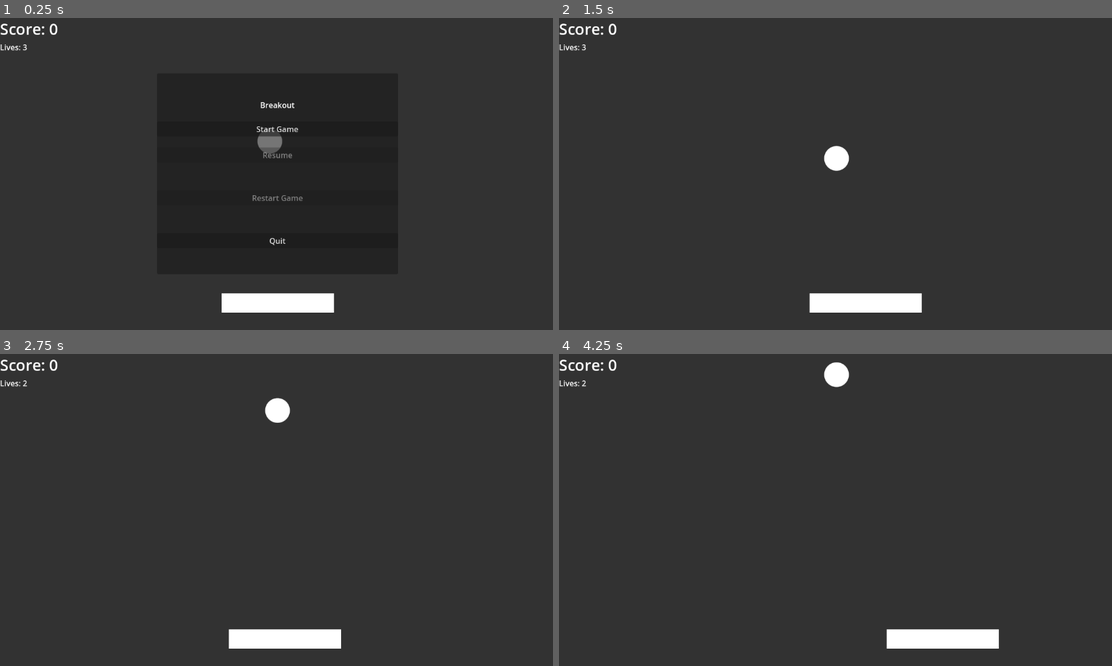
Above: before the commit, frames 1-4 (two rows, left to right).
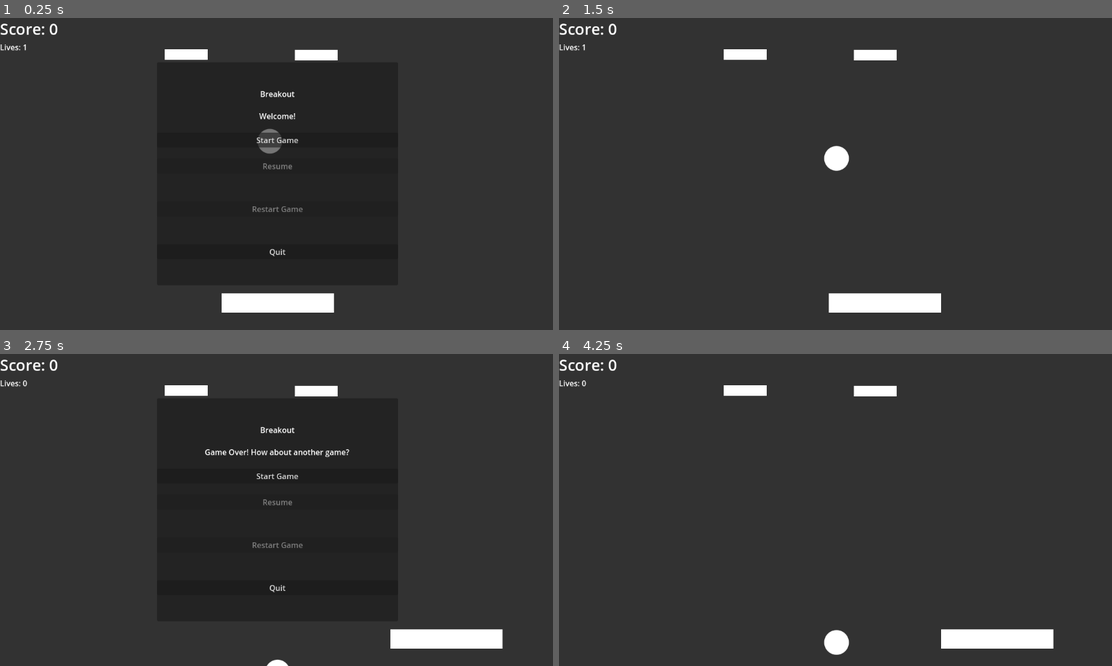
Above: after the commit, the same moments.

Repository: Aratch/20gch-02-breakout
Game: Godot game, scene res://main.tscn
Same seed, same stepped clock (60 frames per second), same inputs: the game is played once before the commit and once after it.
Inputs (mouse positions are in pixels of both pictures, inside the frame that each line leads up to):
- Up to frame 1 (0.25 s): no input
- Up to frame 2 (1.5 s): click "Start Game" at 0.5 s; hold D (move_right) from 1.28 s (still down)
- Up to frame 3 (2.75 s): release D (move_right) at 2.03 s; hold A (move_left) from 2.03 s (still down)
- Up to frame 4 (4.25 s): release A (move_left) at 2.75 s; click (835, 475) at 2.75 s, where only the run after the commit has a clickable "Start Game"; hold D (move_right) from 3.53 s (still down)

The runs differ from the first frame. In frame 1, 1.4% of the frame differs, in the area x 4-62%, y 8-77%; in frame 2, 1.0%; in frame 3, 4.0%, in the area x 4-91%, y 8-100%; in frame 4, 2.4%.

Commit message:
Add game over state and keep track of bricks

Diff:
--- /dev/null
+++ b/autoload/event_bus.gd
@@ -0,0 +1,6 @@
+# EventBus
+extends Node
+
+signal brick_broken(which: Brick)
+signal game_paused
+signal game_unpaused
--- a/main.gd
+++ b/main.gd
@@ -10,9 +10,11 @@
 
 var started := false
 
+var bricks : Array[Brick] = []
+
 func _on_ball_exited() -> void:
 	%LivesLabel.subtract_life()
-	_start_new_round()
+#	_start_new_round()
 
 func _start_new_round() -> void:
 	$Paddle._start_game()
@@ -23,14 +25,20 @@
 	game_paused.emit()
 	%MenuLayer.show()
 
+func game_over() -> void:
+	paused = true
+	game_paused.emit()
+	print("Emitted game_paused but...")
+	%MenuLayer.reset()
+	%MenuLayer.show_gameover()
+
 func unpause() -> void:
 	paused = false
 	%MenuLayer.hide()
 	game_unpaused.emit()
 
 func restart() -> void:
-	$Player1ScoreLabel.reset()
-	$Player2ScoreLabel.reset()
+	%ScoreLabel.reset()
 	unpause()
 	_start_new_round()
 
@@ -42,6 +50,10 @@
 			unpause()
 
 func _ready() -> void:
+	for node in get_tree().get_nodes_in_group(&"bricks"):
+		var brick := node as Brick
+		bricks.append(brick)
+
 	ball = $Ball
 	$Ball.ball_exited.connect(_on_ball_exited)
 
@@ -62,3 +74,12 @@
 		restart())
 	%MenuLayer.quit_button.pressed.connect(func():
 		get_tree().quit())
+
+	EventBus.brick_broken.connect(func(which: Brick):
+		%ScoreLabel.add_point()
+		bricks.erase(which)
+		if bricks.is_empty():
+			print("YOU WIN")
+		)
+
+	%LivesLabel.lives_at_zero.connect(game_over)
--- a/main.tscn
+++ b/main.tscn
@@ -7,6 +7,7 @@
 [ext_resource type="Script" path="res://scripts/score_label.gd" id="3_glop4"]
 [ext_resource type="Script" path="res://scripts/lives_label.gd" id="5_xxxfr"]
 [ext_resource type="PackedScene" uid="uid://bjeybdkbf0rro" path="res://scenes/menu_layer.tscn" id="7_fh1wi"]
+[ext_resource type="PackedScene" uid="uid://chtlfbi823pw2" path="res://scenes/brick.tscn" id="8_amsgt"]
 
 [sub_resource type="WorldBoundaryShape2D" id="WorldBoundaryShape2D_7xejs"]
 normal = Vector2(1, 0)
@@ -43,6 +44,7 @@
 offset_bottom = 40.0
 
 [node name="ScoreLabel" type="Label" parent="TopLeftHUD"]
+unique_name_in_owner = true
 layout_mode = 2
 text = "0"
 label_settings = ExtResource("3_b4grb")
@@ -59,3 +61,10 @@
 
 [node name="MenuLayer" parent="." instance=ExtResource("7_fh1wi")]
 unique_name_in_owner = true
+visible = false
+
+[node name="Brick" parent="." instance=ExtResource("8_amsgt")]
+position = Vector2(385, 76)
+
+[node name="Brick2" parent="." instance=ExtResource("8_amsgt")]
+position = Vector2(655, 77)
--- a/project.godot
+++ b/project.godot
@@ -14,6 +14,14 @@
 run/main_scene="res://main.tscn"
 config/features=PackedStringArray("4.3", "Forward Plus")
 config/icon="res://icon.svg"
+
+[autoload]
+
+EventBus="*res://autoload/event_bus.gd"
+
+[global_group]
+
+bricks=""
 
 [input]
 
--- /dev/null
+++ b/scenes/brick.tscn
@@ -0,0 +1,26 @@
+[gd_scene load_steps=3 format=3 uid="uid://chtlfbi823pw2"]
+
+[ext_resource type="Script" path="res://scripts/brick.gd" id="1_ecl2s"]
+
+[sub_resource type="RectangleShape2D" id="RectangleShape2D_u1826"]
+size = Vector2(81, 21)
+
+[node name="Brick" type="StaticBody2D" groups=["bricks"]]
+script = ExtResource("1_ecl2s")
+
+[node name="CollisionShape2D" type="CollisionShape2D" parent="."]
+position = Vector2(1.5, -0.5)
+shape = SubResource("RectangleShape2D_u1826")
+
+[node name="ColorRect" type="ColorRect" parent="."]
+anchors_preset = 8
+anchor_left = 0.5
+anchor_top = 0.5
+anchor_right = 0.5
+anchor_bottom = 0.5
+offset_left = -43.0
+offset_top = -11.0
+offset_right = 46.0
+offset_bottom = 11.0
+grow_horizontal = 2
+grow_vertical = 2
--- a/scenes/menu_layer.tscn
+++ b/scenes/menu_layer.tscn
@@ -24,12 +24,23 @@
 layout_mode = 2
 size_flags_vertical = 3
 
-[node name="Label" type="Label" parent="MenuContainer/MenuPanel/VBoxContainer"]
+[node name="TitleLabel" type="Label" parent="MenuContainer/MenuPanel/VBoxContainer"]
 layout_mode = 2
 text = "Breakout"
 horizontal_alignment = 1
 
 [node name="Spacer2" type="Control" parent="MenuContainer/MenuPanel/VBoxContainer"]
+custom_minimum_size = Vector2(500, 15)
+layout_mode = 2
+size_flags_vertical = 3
+
+[node name="InfoLabel" type="Label" parent="MenuContainer/MenuPanel/VBoxContainer"]
+unique_name_in_owner = true
+layout_mode = 2
+text = "Welcome!"
+horizontal_alignment = 1
+
+[node name="Spacer7" type="Control" parent="MenuContainer/MenuPanel/VBoxContainer"]
 custom_minimum_size = Vector2(500, 15)
 layout_mode = 2
 size_flags_vertical = 3
--- a/scripts/ball.gd
+++ b/scripts/ball.gd
@@ -52,6 +52,8 @@
 		vis_notifier.screen_exited.connect(func():
 			ball_exited.emit())
 		get_owner().game_ready.connect(_on_game_ready)
+		EventBus.game_paused.connect(pause)
+		EventBus.game_unpaused.connect(unpause)
 
 func _on_game_ready() -> void:
 	_start_game()
@@ -67,6 +69,10 @@
 		var collider := collision.get_collider()
 		if collider:
 			var collider_velocity : Vector2 = Vector2.ZERO
+			if collider is Brick:
+				var brick = collider as Brick
+				brick.take_damage()
+
 			if collider is CharacterBody2D:
 				collider_velocity = (collider as CharacterBody2D).velocity
 				velocity = (normal + 0.001 * collider_velocity).normalized()
--- /dev/null
+++ b/scripts/brick.gd
@@ -0,0 +1,30 @@
+@tool
+class_name Brick
+extends StaticBody2D
+
+var collision_shape : RectangleShape2D
+var color_rect : ColorRect
+
+signal broken
+
+@export var toughness := 1:
+	set(v):
+		toughness = v
+		if toughness <= 0:
+			broken.emit()
+			queue_free()
+
+func take_damage() -> void:
+	toughness -= 1
+
+func _ready() -> void:
+	collision_shape = $CollisionShape2D.shape
+	color_rect = $ColorRect
+	if Engine.is_editor_hint():
+		collision_shape.changed.connect(func ():
+			color_rect.size = collision_shape.size
+			)
+	else:
+		broken.connect(func():
+			EventBus.brick_broken.emit(self)
+			)
--- a/scripts/lives_label.gd
+++ b/scripts/lives_label.gd
@@ -1,7 +1,7 @@
 class_name LivesLabel
 extends Label
 
-const START_LIVES = 3
+const START_LIVES = 1
 
 signal lives_at_zero
 
@@ -9,7 +9,7 @@
 	set(v):
 		lives = max(0, v)
 		text = "Lives: " + str(lives)
-		if lives == 0:
+		if lives <= 0:
 			lives_at_zero.emit()
 
 func reset() -> void:
--- a/scripts/menu_layer.gd
+++ b/scripts/menu_layer.gd
@@ -6,8 +6,21 @@
 @onready var restart_button = %RestartGameButton
 @onready var quit_button = %QuitButton
 
+func _ready() -> void:
+	show()
+
+func reset() -> void:
+	%StartGameButton.disabled = false
+	%ResumeButton.disabled = true
+	%RestartGameButton.disabled = true
+
+func show_gameover() -> void:
+	%InfoLabel.text = "Game Over! How about another game?"
+	show()
+
 func start_game() -> void:
 	hide()
+	%InfoLabel.text = "Game in Progress"
 	%StartGameButton.disabled = true
 	%ResumeButton.disabled = false
 	%RestartGameButton.disabled = false
--- a/scripts/paddle.gd
+++ b/scripts/paddle.gd
@@ -5,7 +5,7 @@
 var collision_shape : RectangleShape2D
 var color_rect : ColorRect
 
-const SPEED = 300.0
+const SPEED = 500.0
 
 var direction : float
 
@@ -32,6 +32,8 @@
 			)
 	else:
 		get_owner().game_ready.connect(_on_game_ready)
+		EventBus.game_paused.connect(pause)
+		EventBus.game_unpaused.connect(unpause)
 
 func _on_game_ready() -> void:
 	_start_game()
Not shown: 1 places in main.tscn that only renumber resources
